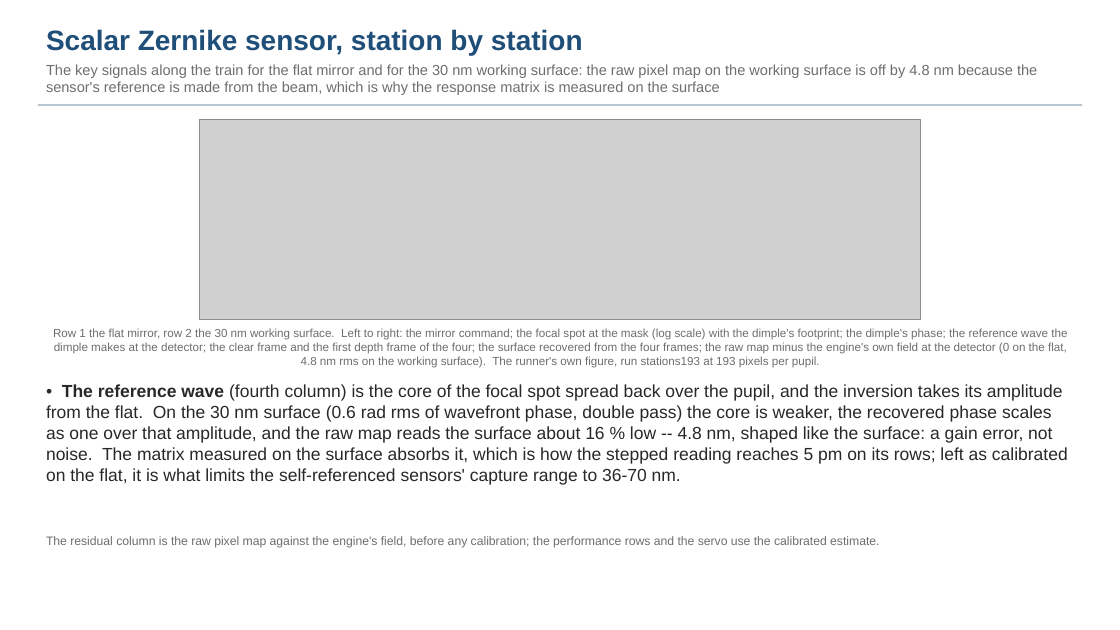
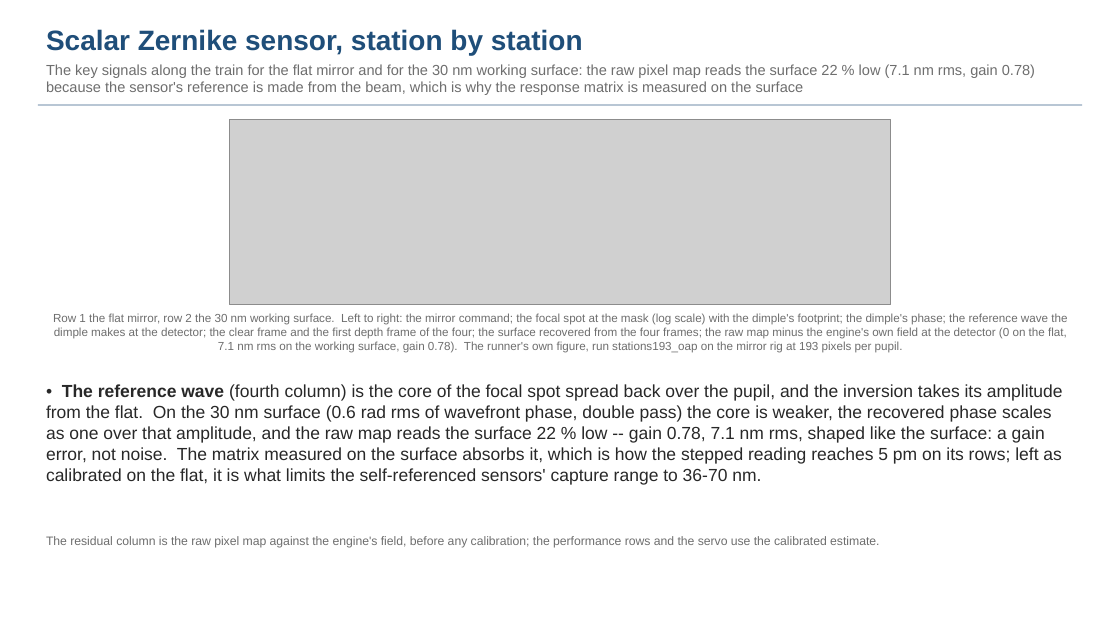
Before and after one commit to nasa-jpl/macos, a slide deck: slide 18 of demo_session/deck_gauges.pptx. Drawn at 1120x630 pixels with LibreOffice and Linux fonts; fonts in the diff are those of the drawing; grey boxes stand for pictures. Boxes give left, top, right and bottom in pixels: in the first picture for what was removed or moved away, otherwise in the second. Text is boxed around its words. In the diff, an @@ line names an element or a change of style, - is before the commit and + after.

```diff
--- a/demo_session/deck_gauges.pptx
+++ b/demo_session/deck_gauges.pptx
@@ text at (x1=46, y1=64, x2=1035, y2=95): text changed @@
-The key signals along the train for the flat mirror and for the 30 nm working surface: the raw pixel map on the working surface is off by 4.8 nm because the sensor's reference is made from the beam, which is why the response matrix is measured on the surface
+The key signals along the train for the flat mirror and for the 30 nm working surface: the raw pixel map reads the surface 22 % low (7.1 nm rms, gain 0.78) because the sensor's reference is made from the beam, which is why the response matrix is measured on the surface
@@ picture resized from (x1=199, y1=119, x2=921, y2=320) to (x1=229, y1=119, x2=891, y2=305) @@
@@ text at (x1=53, y1=313, x2=1067, y2=353): text changed @@
-Row 1 the flat mirror, row 2 the 30 nm working surface. Left to right: the mirror command; the focal spot at the mask (log scale) with the dimple's footprint; the dimple's phase; the reference wave the dimple makes at the detector; the clear frame and the first depth frame of the four; the surface recovered from the four frames; the raw map minus the engine's own field at the detector (0 on the flat, 4.8 nm rms on the working surface). The runner's own figure, run stations193 at 193 pixels per pupil.
+Row 1 the flat mirror, row 2 the 30 nm working surface. Left to right: the mirror command; the focal spot at the mask (log scale) with the dimple's footprint; the dimple's phase; the reference wave the dimple makes at the detector; the clear frame and the first depth frame of the four; the surface recovered from the four frames; the raw map minus the engine's own field at the detector (0 on the flat, 7.1 nm rms on the working surface, gain 0.78). The runner's own figure, run stations193_oap on the mirror rig at 193 pixels per pupil.
@@ text at (x1=46, y1=384, x2=1063, y2=485): text changed @@
-• The reference wave (fourth column) is the core of the focal spot spread back over the pupil, and the inversion takes its amplitude from the flat. On the 30 nm surface (0.6 rad rms of wavefront phase, double pass) the core is weaker, the recovered phase scales as one over that amplitude, and the raw map reads the surface about 16 % low -- 4.8 nm, shaped like the surface: a gain error, not noise. The matrix measured on the surface absorbs it, which is how the stepped reading reaches 5 pm on its rows; left as calibrated on the flat, it is what limits the self-referenced sensors' capture range to 36-70 nm.
+• The reference wave (fourth column) is the core of the focal spot spread back over the pupil, and the inversion takes its amplitude from the flat. On the 30 nm surface (0.6 rad rms of wavefront phase, double pass) the core is weaker, the recovered phase scales as one over that amplitude, and the raw map reads the surface 22 % low -- gain 0.78, 7.1 nm rms, shaped like the surface: a gain error, not noise. The matrix measured on the surface absorbs it, which is how the stepped reading reaches 5 pm on its rows; left as calibrated on the flat, it is what limits the self-referenced sensors' capture range to 36-70 nm.
```
Also in this commit, not shown: 5 other slides changed, 14 other files.
